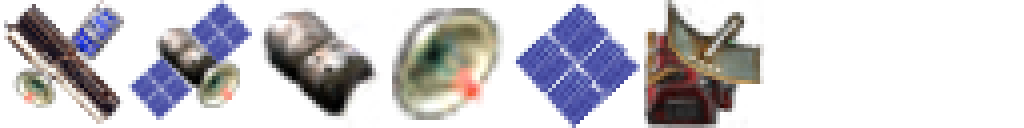
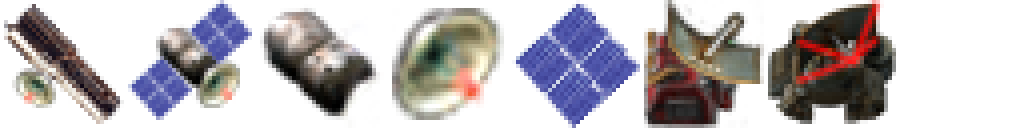
Comparing the layer stacks of the two w=1024, h=128 images. Changes:
added layer "Layer 12" in group "hubble" over [768, 0, 896, 124]
hid "Layer 8" over [68, 0, 128, 64]
